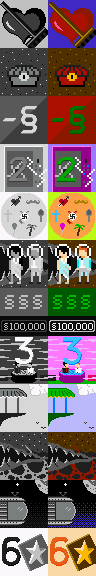
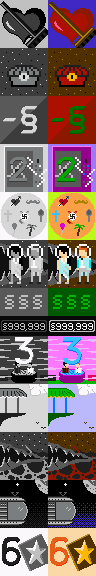
Two versions of the same layered image (96x576). Layer-by-layer changes:
painted on "Background" over [3, 323, 92, 330]
